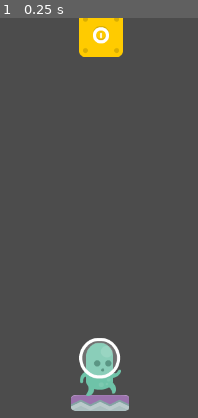
Above: before the commit, frame 1.
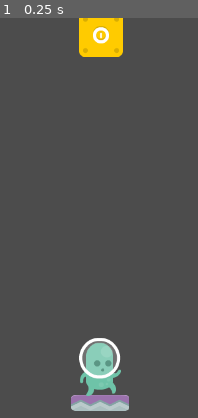
Above: after the commit, the same moment.

Repository: Crestor123/spacejump
Game: Godot game, scene res://Scenes/Game.tscn
The game is run twice, just before and just after one commit, with the same random seed, the same clock (stepped at 60 frames per second) and the same inputs.
Inputs:
- Up to frame 1 (0.25 s): no input
The pictures show only the part of the screen within x 24-74%, y 50-100%; the shares and areas given below are measured in that part.

The runs differ from the first frame. In frame 1, less than 0.1% of the frame differs, in the area x 40-61%, y 80-95%.

Commit message:
Implemented acceleration and deceleration for player movement

Diff:
--- a/Scripts/Player.gd
+++ b/Scripts/Player.gd
@@ -7,8 +7,11 @@
 signal collectCoin
 signal playerDead
 
-export var speed = 1000
-export var gravity = 20
+export var speed = 2000
+export var gravity = 30
+export var friction = 0.05
+export var acceleration = 0.5
+
 var velocity = Vector2(0, 0)
 var targetPos = Vector2(0, 0)
 var prevPos = Vector2(0, 0)
@@ -36,12 +39,17 @@
 		velocity = global_position.direction_to(targetPos)
 		if global_position.y < targetPos.y:
 			velocity *= -1
-		velocity *= speed
+		velocity.x = lerp(velocity.x, velocity.x * speed, acceleration)
+		velocity.y = lerp(velocity.y, velocity.y * speed, acceleration)
+		#velocity *= speed
 		#print(velocity)
+	else:
+		velocity.x = lerp(velocity.x, 0, friction)
+		velocity.y = lerp(velocity.y, 0, friction)
 	if prevPos != global_position:
 		emit_signal("playerHeight", global_position.y)
 	prevPos = global_position
-	velocity.y = velocity.y + gravity
+	velocity.y = velocity.y + (gravity)
 	var collision = move_and_collide(velocity * delta, false)
 	if collision:
 		var type = collision.collider.get_meta("type")
